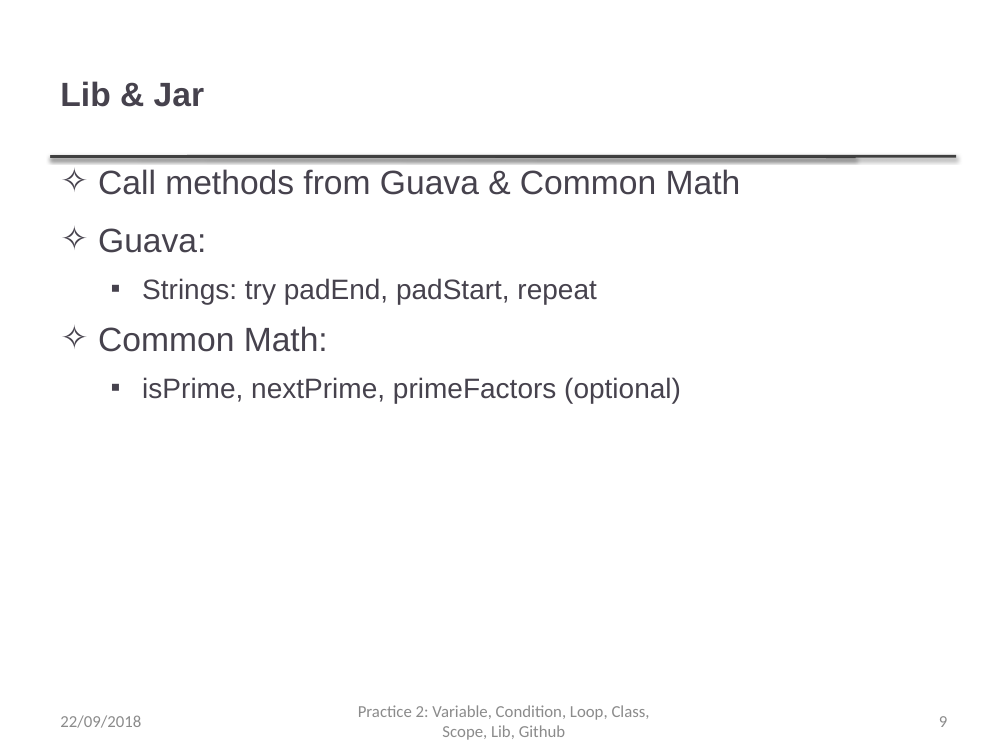
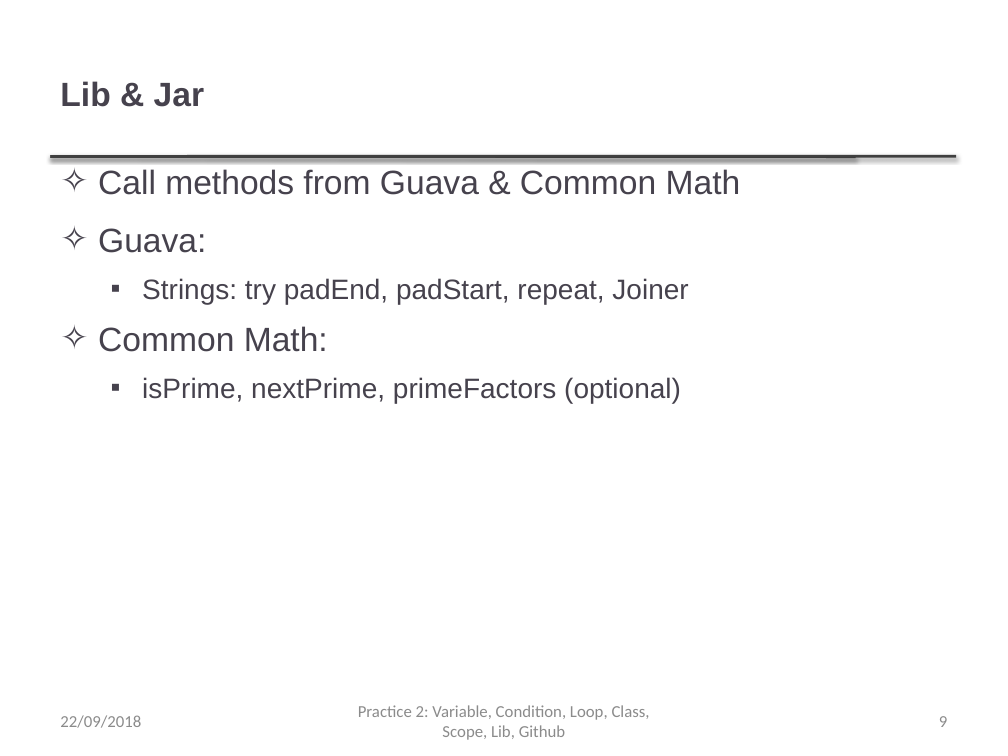
Before and after one commit to thanqminh/thanqminh.github.io, a slide deck: slide 9 of courses/oopjava/practice2.pptx. Drawn at 1008x756 pixels with LibreOffice and Linux fonts; fonts in the diff are those of the drawing. Boxes give left, top, right and bottom in pixels: in the first picture for what was removed or moved away, otherwise in the second. Text is boxed around its words. In the diff, an @@ line names an element or a change of style, - is before the commit and + after.

Commit message:
add Joiner

```diff
--- a/courses/oopjava/practice2.pptx
+++ b/courses/oopjava/practice2.pptx
@@ text at (142, 278, 688, 304): text changed @@
-  ▪ Strings: try padEnd, padStart, repeat
+  ▪ Strings: try padEnd, padStart, repeat, Joiner
```
